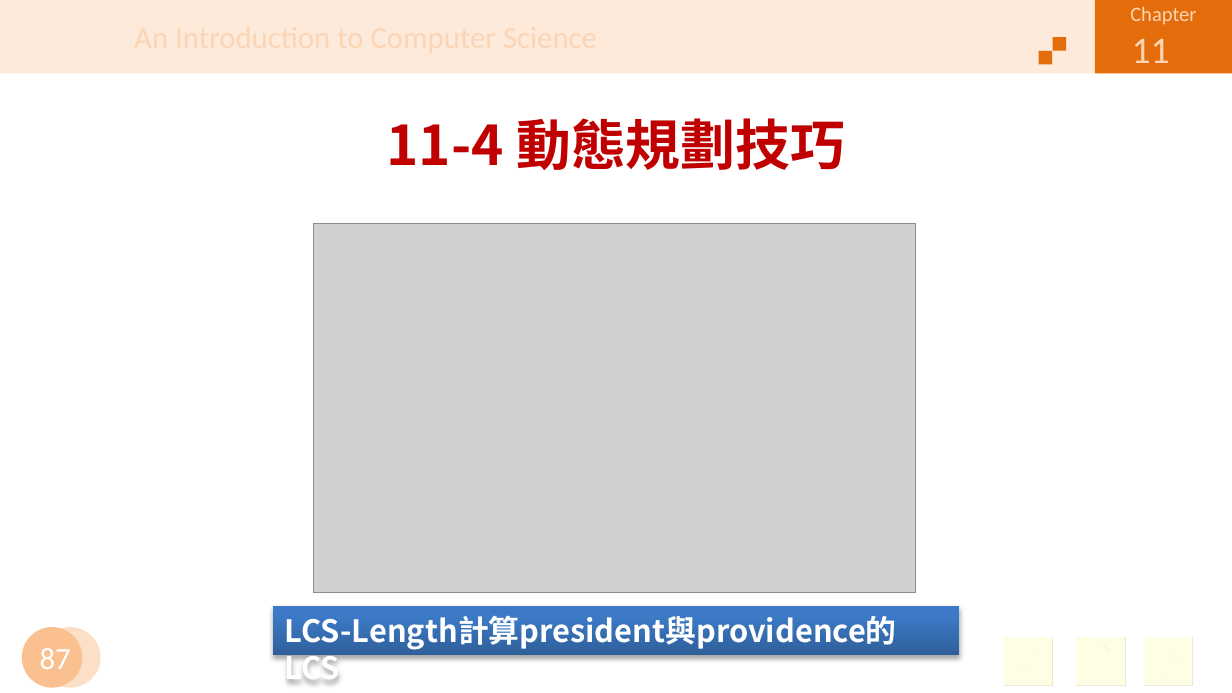
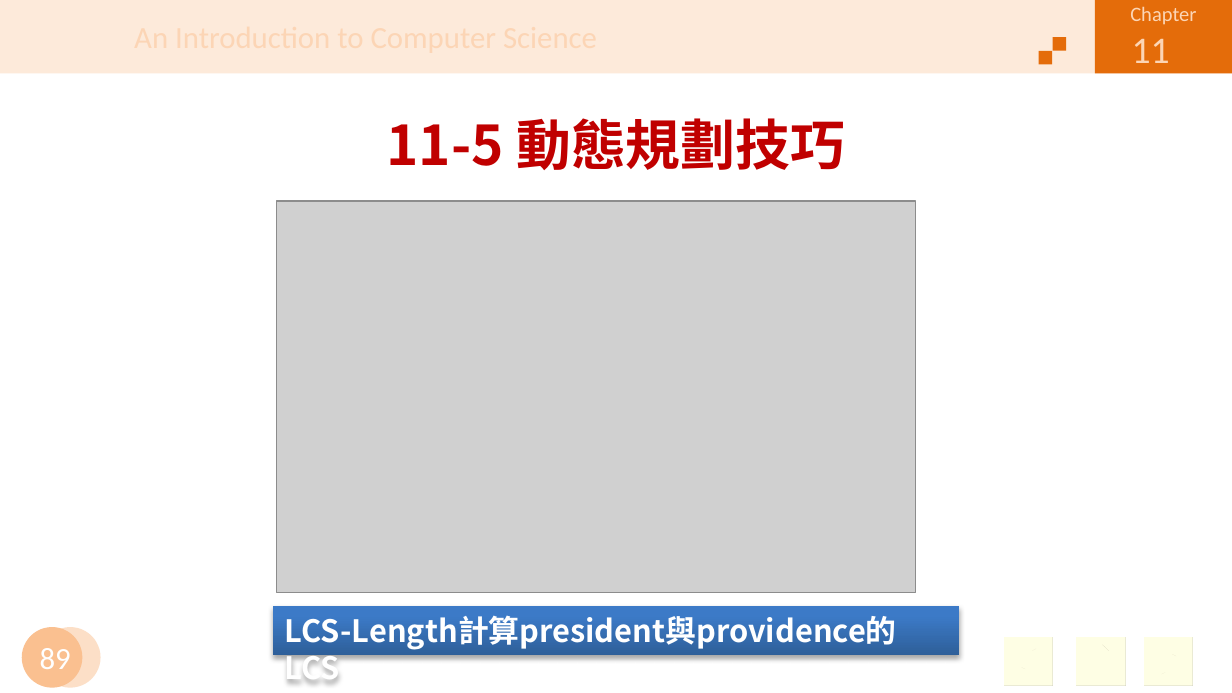
Before and after one commit to jiaweichang/biography, a slide deck: slide 89 of slides/11401/Introduction to Computer/CH11.pptx (slide 87 before the commit). Drawn at 1232x693 pixels with LibreOffice and Linux fonts; fonts in the diff are those of the drawing; grey boxes stand for pictures; background and template pictures are left out. Boxes give left, top, right and bottom in pixels: in the first picture for what was removed or moved away, otherwise in the second. Text is boxed around its words. In the diff, an @@ line names an element or a change of style, - is before the commit and + after.

```diff
--- a/slides/11401/Introduction to Computer/CH11.pptx
+++ b/slides/11401/Introduction to Computer/CH11.pptx
@@ title at [387,118,845,170]: text changed @@
-11-4 動態規劃技巧
+11-5 動態規劃技巧
@@ picture: place and size @@
-picture at [313,224,915,593]
+picture at [276,201,915,593]
@@ page number at [40,648,71,669]: text changed @@
-87
+89
```
Also in this commit, not shown: 53 other slides changed, 5 slides added, 3 slides removed, 10 other files.
